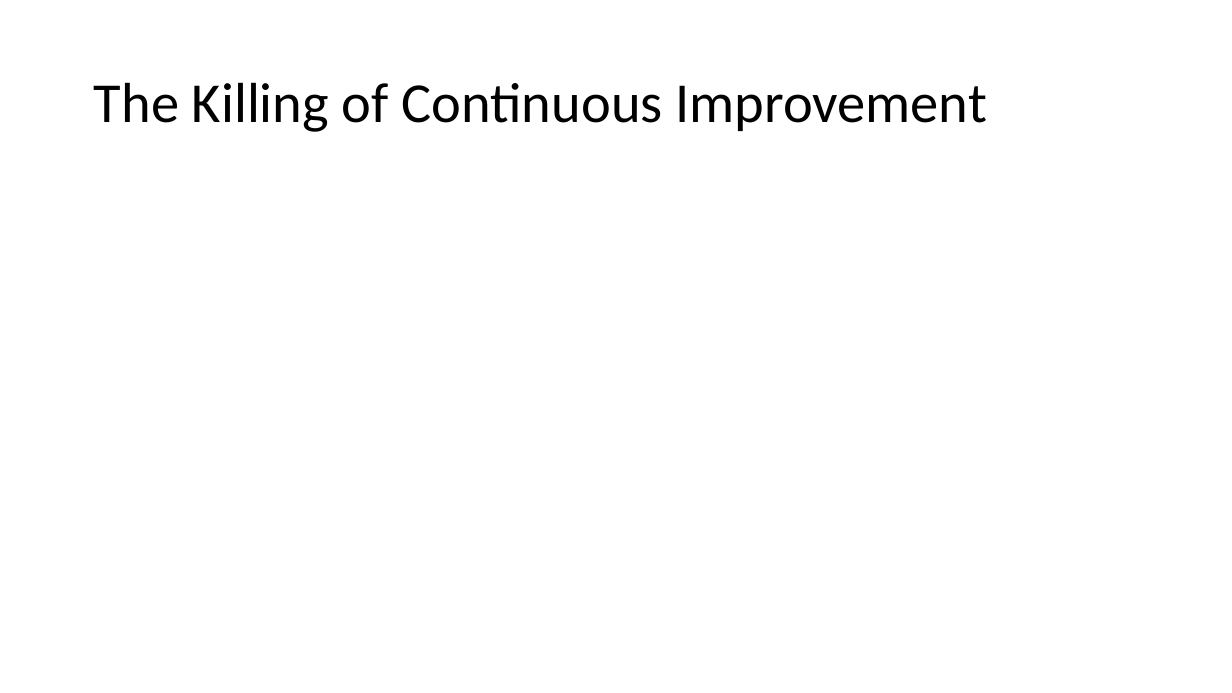
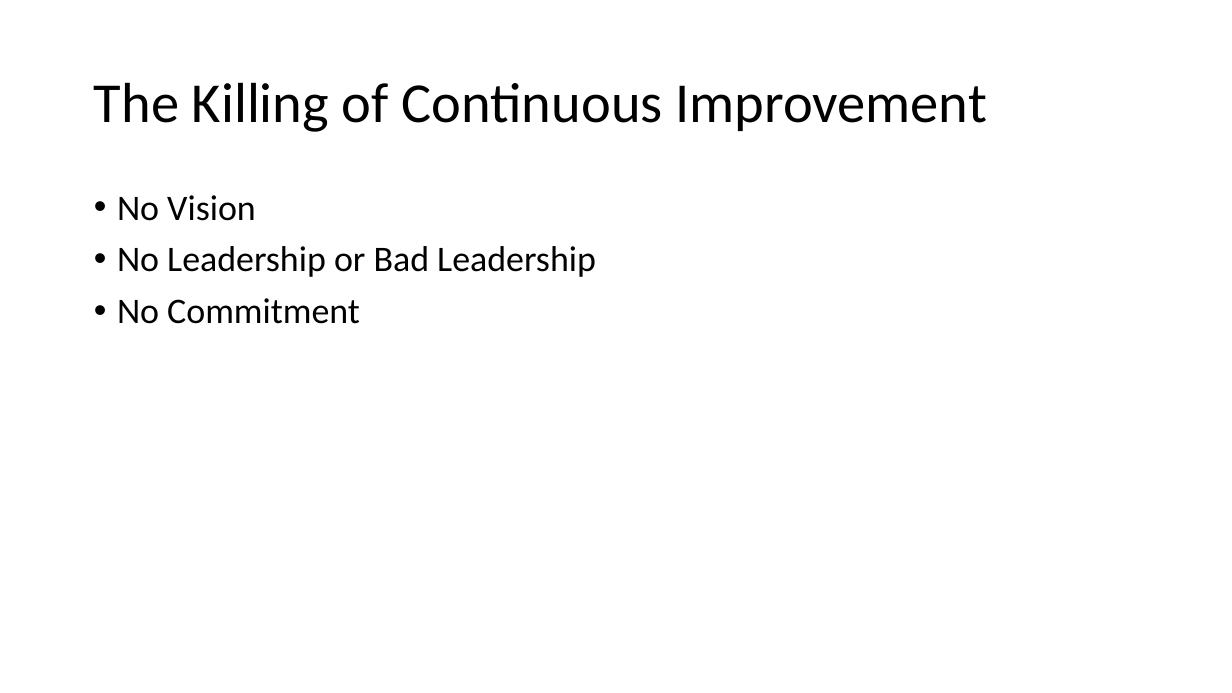
Before and after one commit to jugisahunk/presentations, a slide deck: slide 15 of tortoise-and-hare/tortoise-and-hare.pptx. Drawn at 1232x693 pixels with LibreOffice and Linux fonts; fonts in the diff are those of the drawing. Boxes give left, top, right and bottom in pixels: in the first picture for what was removed or moved away, otherwise in the second. Text is boxed around its words. In the diff, an @@ line names an element or a change of style, - is before the commit and + after.

```diff
--- a/tortoise-and-hare/tortoise-and-hare.pptx
+++ b/tortoise-and-hare/tortoise-and-hare.pptx
@@ text added at bbox=[117, 195, 596, 324], 28 pt, text #000000 @@
+• No Vision
+• No Leadership or Bad Leadership
+• No Commitment
```
Also in this commit, not shown: 2 other slides changed, 4 slides added.
